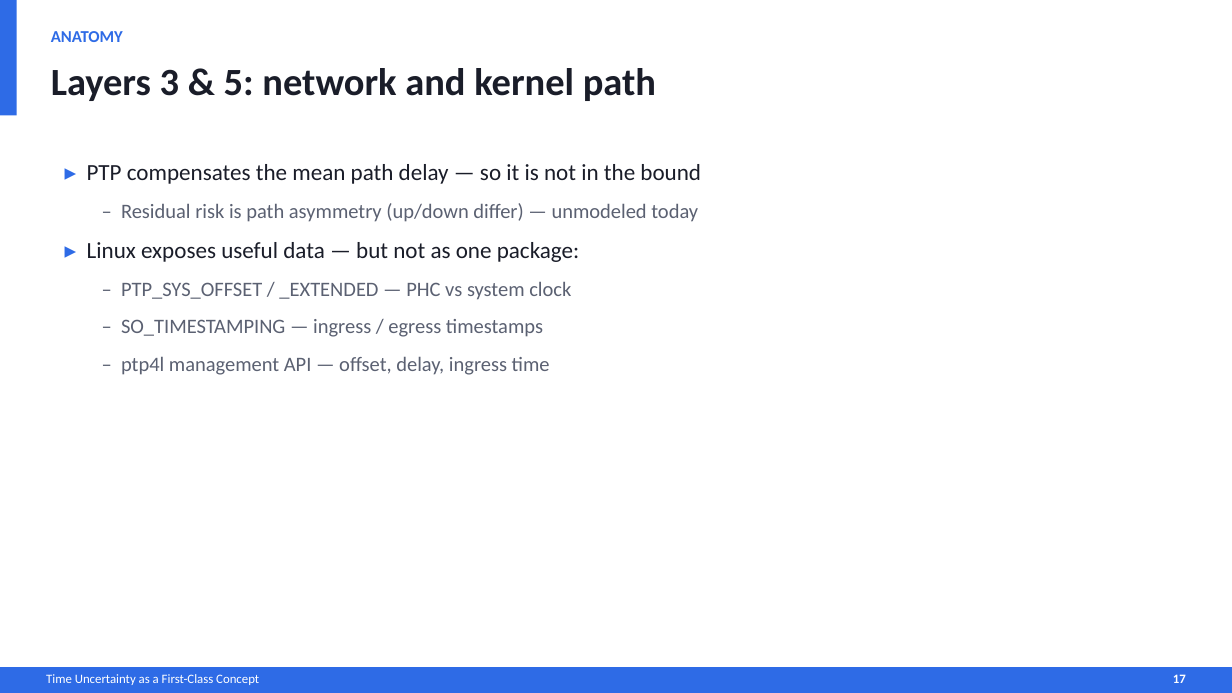
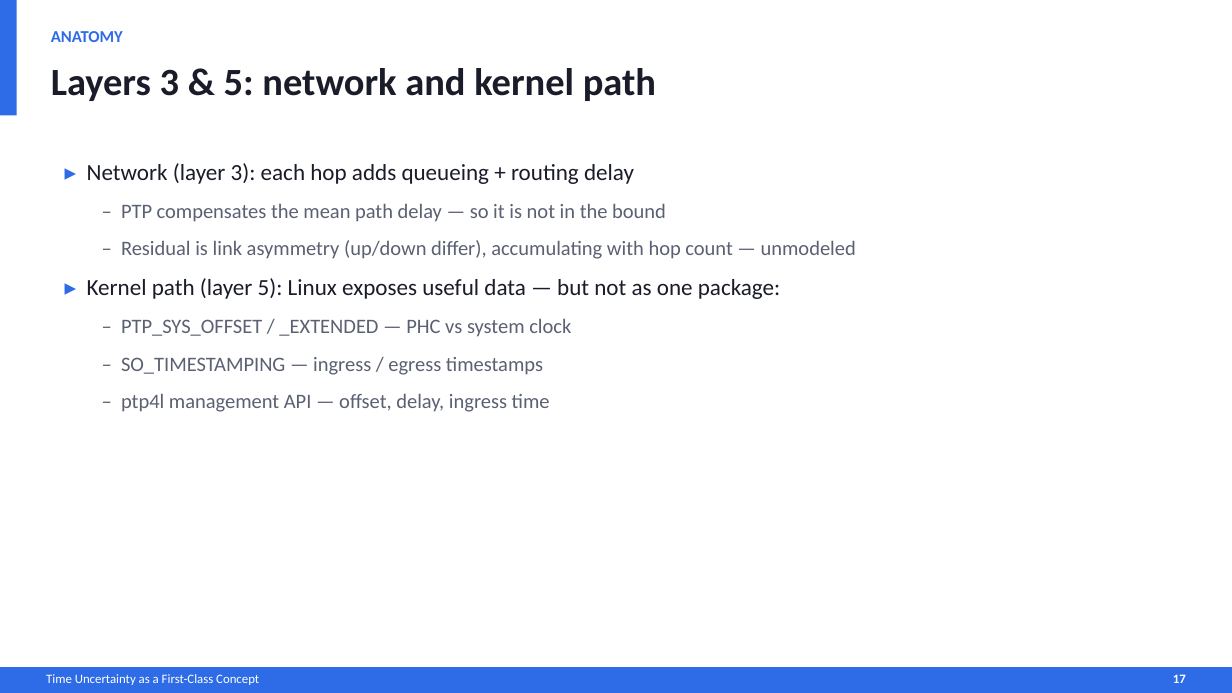
Before and after one commit to MaciekMachni/netdev-0x1a-talk, a slide deck: slide 17 of time-uncertainty-error-bar.pptx. Drawn at 1232x693 pixels with LibreOffice and Linux fonts; fonts in the diff are those of the drawing. Boxes give left, top, right and bottom in pixels: in the first picture for what was removed or moved away, otherwise in the second. Text is boxed around its words. In the diff, an @@ line names an element or a change of style, - is before the commit and + after.

Commit message:
review slides 1-22

```diff
--- a/time-uncertainty-error-bar.pptx
+++ b/time-uncertainty-error-bar.pptx
@@ text at [87, 163, 856, 299]: text changed; size 18 to 16 pt; text colour #1A1D29 to #5B6172 @@
-▸ PTP compensates the mean path delay — so it is not in the bound
-– Residual risk is path asymmetry (up/down differ) — unmodeled today
-▸ Linux exposes useful data — but not as one package:
+▸ Network (layer 3): each hop adds queueing + routing delay
+– PTP compensates the mean path delay — so it is not in the bound
+– Residual is link asymmetry (up/down differ), accumulating with hop count — unmodeled
+▸ Kernel path (layer 5): Linux exposes useful data — but not as one package:
```
Also in this commit, not shown: 10 other slides changed, 3 other files.
